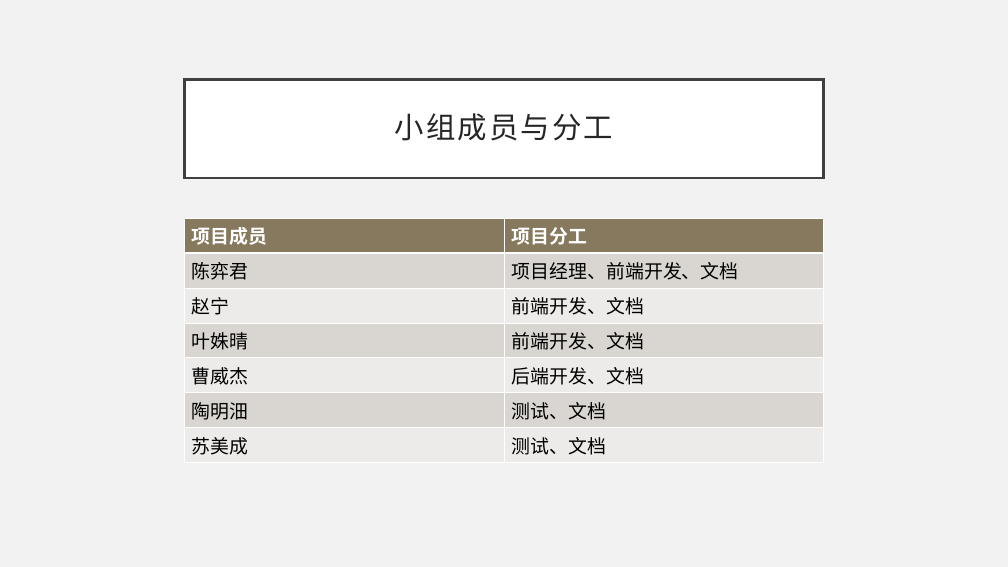
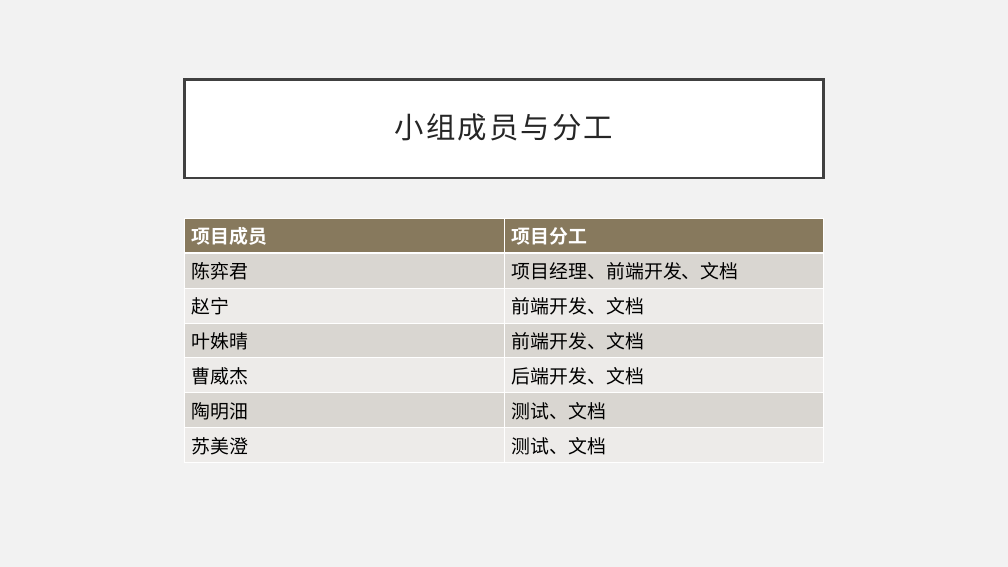
Before and after one commit to ceej7/ProjMGT, a slide deck: slide 2 of achieveit-docs/week8/演示文档_G03.pptx. Drawn at 1008x567 pixels with LibreOffice and Linux fonts; fonts in the diff are those of the drawing. Boxes give left, top, right and bottom in pixels: in the first picture for what was removed or moved away, otherwise in the second. Text is boxed around its words. In the diff, an @@ line names an element or a change of style, - is before the commit and + after.

```diff
--- a/achieveit-docs/week8/演示文档_G03.pptx
+++ b/achieveit-docs/week8/演示文档_G03.pptx
@@ table at box(185, 219, 823, 459) @@
-row 7, column 1: 苏美成
+row 7, column 1: 苏美澄
```
Also in this commit, not shown: 3 other slides changed, 9 slides added, 1 slide removed, 5 other files.
